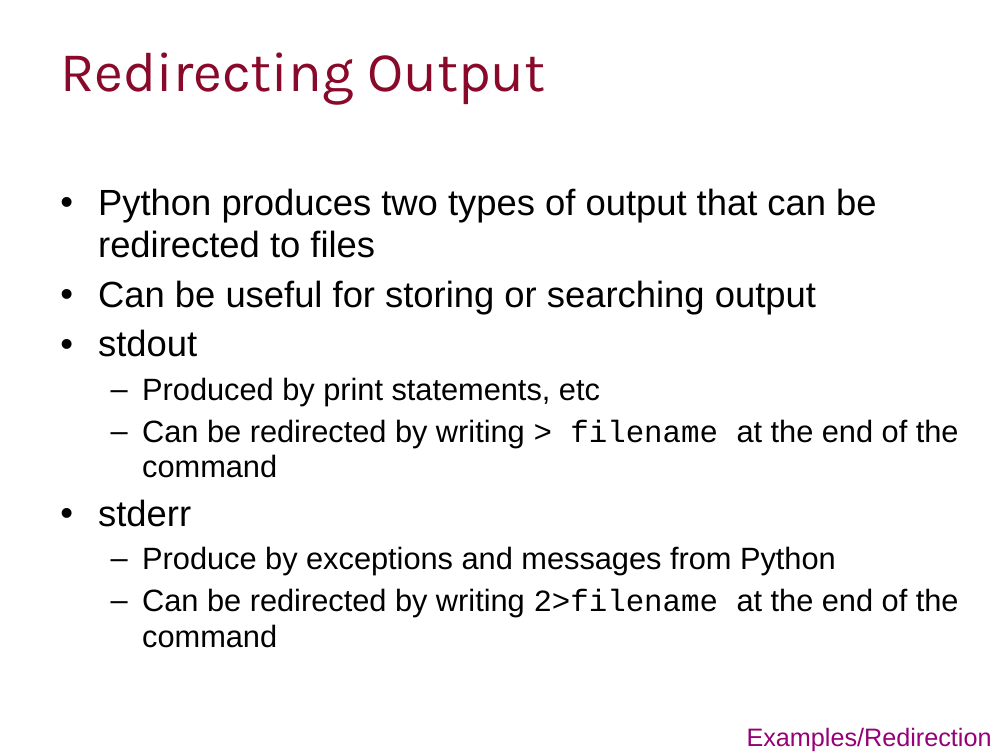
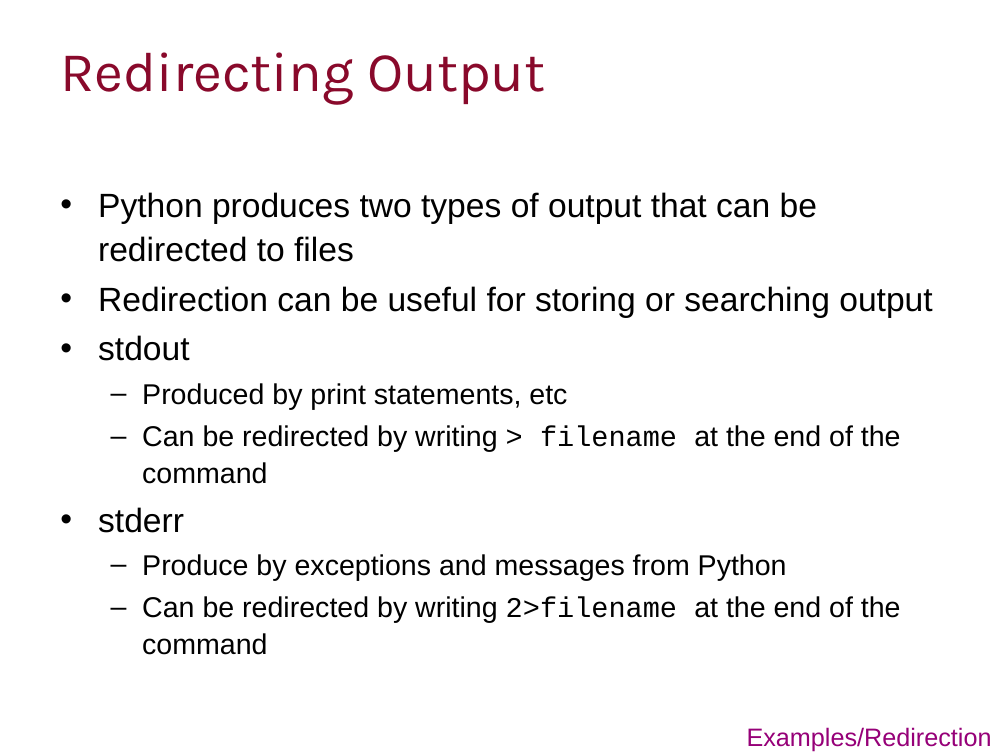
Before and after one commit to ImperialCollegeLondon/RCDS-managing-and-running-python-effectively, a slide deck: slide 28 of Managing and Running Python Effectively.pptx. Drawn at 1008x756 pixels with LibreOffice and Linux fonts; fonts in the diff are those of the drawing; background and template pictures are left out. Boxes give left, top, right and bottom in pixels: in the first picture for what was removed or moved away, otherwise in the second. Text is boxed around its words. In the diff, an @@ line names an element or a change of style, - is before the commit and + after.

```diff
--- a/Managing and Running Python Effectively.pptx
+++ b/Managing and Running Python Effectively.pptx
@@ text at (98, 192, 901, 655): size 26 to 24.1 pt in "Python produces two types of output that ...", "stdout", "stderr"; size 22 to 20.4 pt in "Produced by print statements, etc", "Can be redirected by writing > filename ...", "Produce by exceptions and messages from Python", "Can be redirected by writing 2>filename at ..."; line spacing 0.97 to 1.07 @@
@@ text at (98, 286, 932, 318): text changed; size 26 to 24.1 pt @@
-• Can be useful for storing or searching output
+• Redirection can be useful for storing or searching output
```
Also in this commit, not shown: 1 other slide changed, 2 other files.
